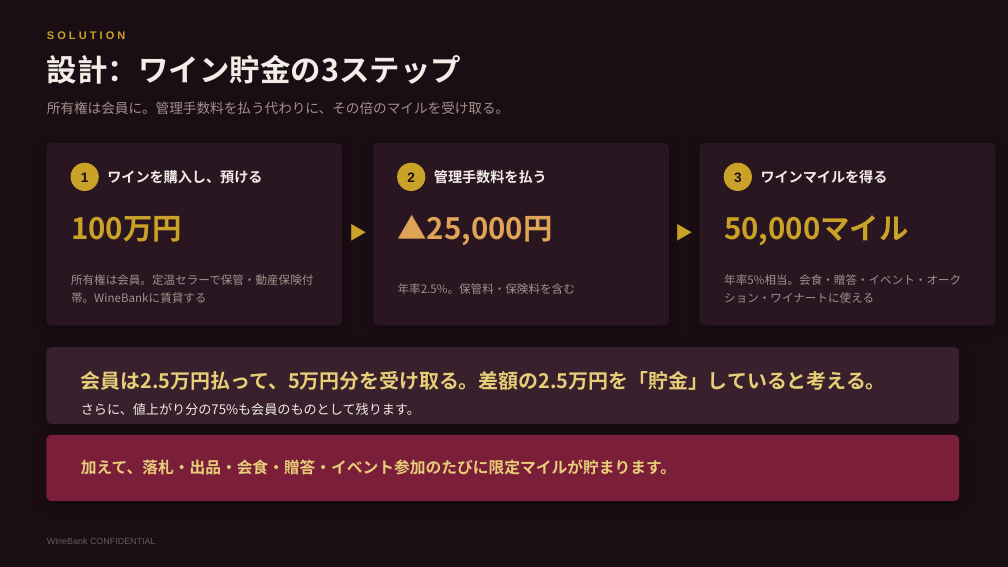
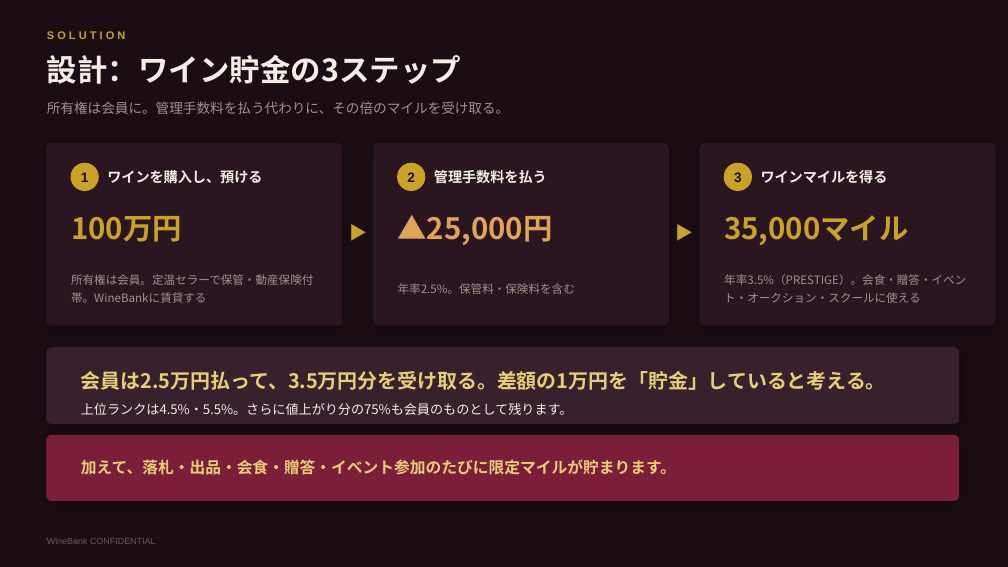
Before and after one commit to nakano-winebank/wine-auction, a slide deck: slide 10 of 提案資料/WineBank_ワインマイル経済圏構想.pptx. Drawn at 1008x567 pixels with LibreOffice and Linux fonts; fonts in the diff are those of the drawing. Boxes give left, top, right and bottom in pixels: in the first picture for what was removed or moved away, otherwise in the second. Text is boxed around its words. In the diff, an @@ line names an element or a change of style, - is before the commit and + after.

```diff
--- a/提案資料/WineBank_ワインマイル経済圏構想.pptx
+++ b/提案資料/WineBank_ワインマイル経済圏構想.pptx
@@ text at [724,215,908,245]: text changed @@
-50,000マイル
+35,000マイル
@@ text at [724,274,966,303]: text changed @@
-年率5%相当。会食・贈答・イベント・オークション・ワイナートに使える
+年率3.5%（PRESTIGE）。会食・贈答・イベント・オークション・スクールに使える
@@ text at [81,371,886,390]: text changed @@
-会員は2.5万円払って、5万円分を受け取る。差額の2.5万円を「貯金」していると考える。
+会員は2.5万円払って、3.5万円分を受け取る。差額の1万円を「貯金」していると考える。
@@ text at [81,403,573,415]: text changed @@
-さらに、値上がり分の75%も会員のものとして残ります。
+上位ランクは4.5%・5.5%。さらに値上がり分の75%も会員のものとして残ります。
```
Also in this commit, not shown: 4 other slides changed, 5 other files.
